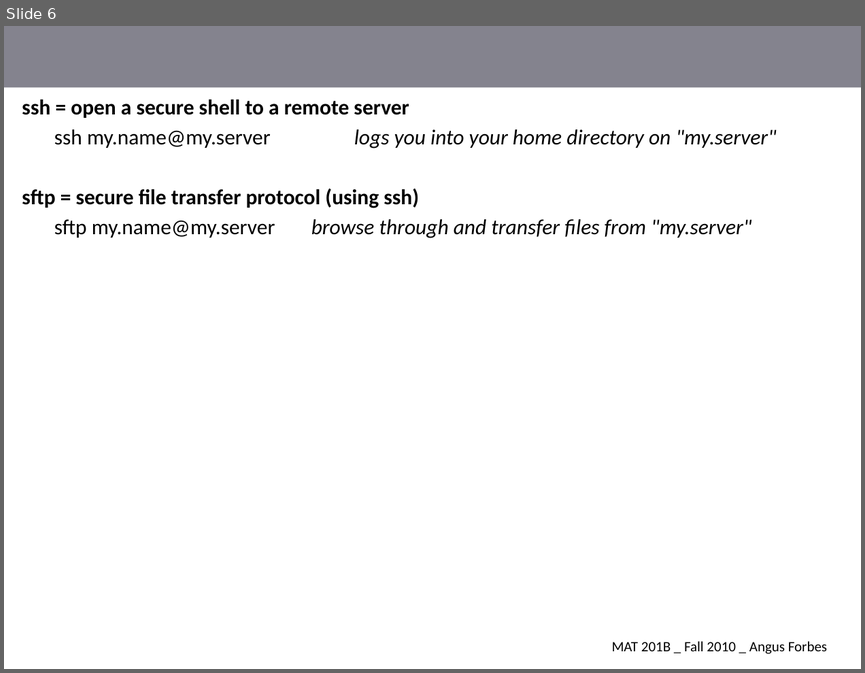
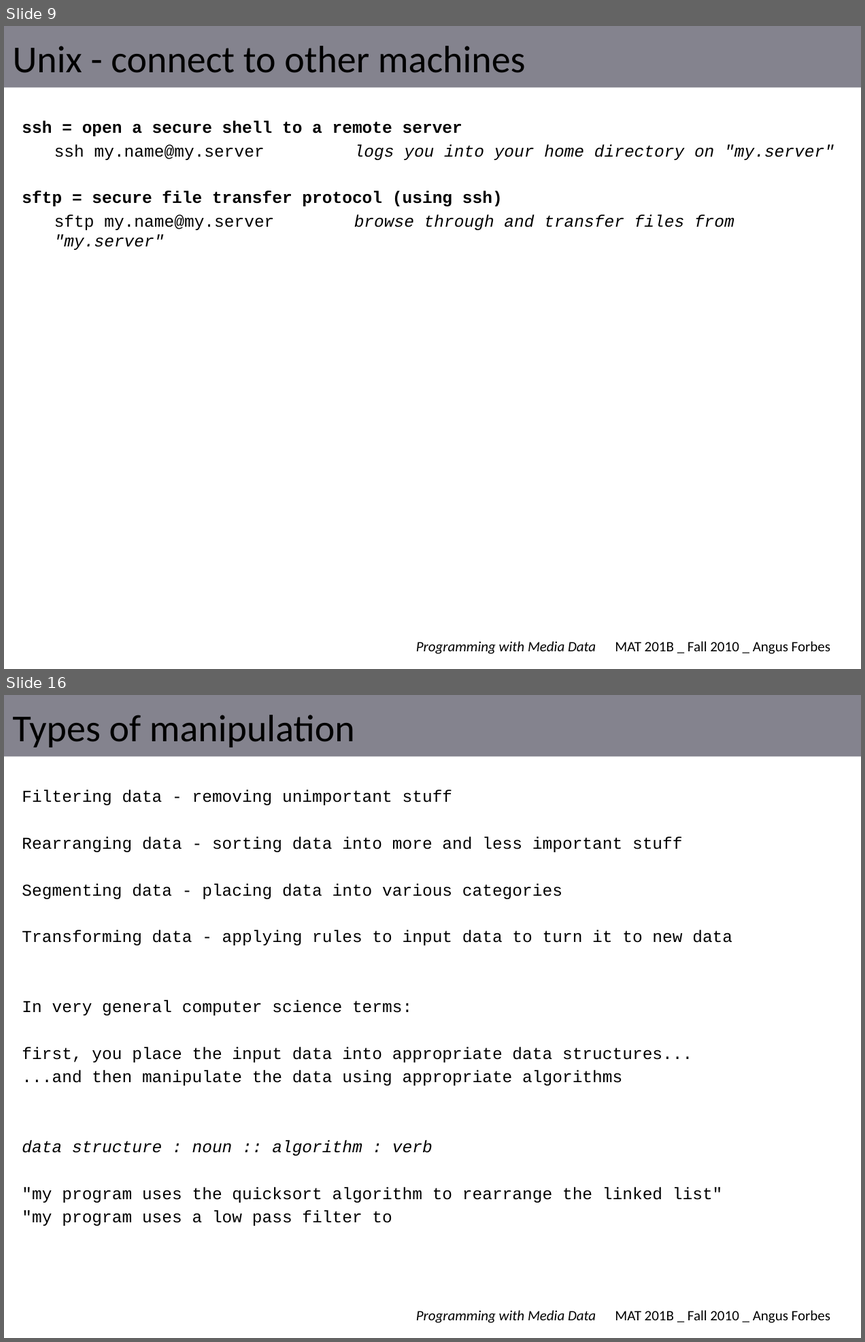
Before and after one commit to angusforbes/mat201b, a slide deck: slides/week1_thurs.pptx. Shown one above the other, each under a label of ours: slide 6 before the commit, slides 9 and 16 after it; the slides between them are not shown. The pictures are 865x673 and 865x1342 pixels, drawn with LibreOffice and Linux fonts; fonts in the diff are those of the drawing. Boxes give left, top, right and bottom in pixels: in the first picture for what was removed or moved away, otherwise in the second. Text is boxed around its words. In the diff, an @@ line names an element or a change of style, - is before the commit and + after.

```diff
--- a/slides/week1_thurs.pptx
+++ b/slides/week1_thurs.pptx
@@ slide 16 added at [4, 695, 861, 1338], background #FFFFFF; not listed: 3 template elements that a slide beside it also shows @@
@@ title added at [13, 715, 355, 747], 32 pt, text #000000 @@
+Types of manipulation
@@ text added at [22, 790, 732, 1225], 14 pt, text #000000 @@
+Filtering data - removing unimportant stuff
+Rearranging data - sorting data into more and less important stuff
+Segmenting data - placing data into various categories
+Transforming data - applying rules to input data to turn it to new data
+In very general computer science terms:
+first, you place the input data into appropriate data structures...
+...and then manipulate the data using appropriate algorithms
+data structure : noun :: algorithm : verb
+"my program uses the quicksort algorithm to rearrange the linked list"
+"my program uses a low pass filter to
@@ what was slide 6 is now slide 9 @@
@@ slide 9 changed as well @@
@@ title added at [13, 46, 526, 73], 32 pt, text #000000 @@
+Unix - connect to other machines
@@ text "ssh = open a secure ..." at [22, 121, 834, 250]: size 18 to 14 pt, font Calibri to Courier New @@
@@ text "MAT 201B _ Fall 2010 ...": place and size @@
-text "MAT 201B _ Fall 2010 ..." at [612, 641, 827, 654]
+text "MAT 201B _ Fall 2010 ..." at [615, 641, 830, 654]
@@ text added at [416, 641, 596, 654], 12 pt, text #000000, italic @@
+Programming with Media Data
```
Also in this commit, not shown: 5 other slides changed, 9 other slides added, 1 other file.
